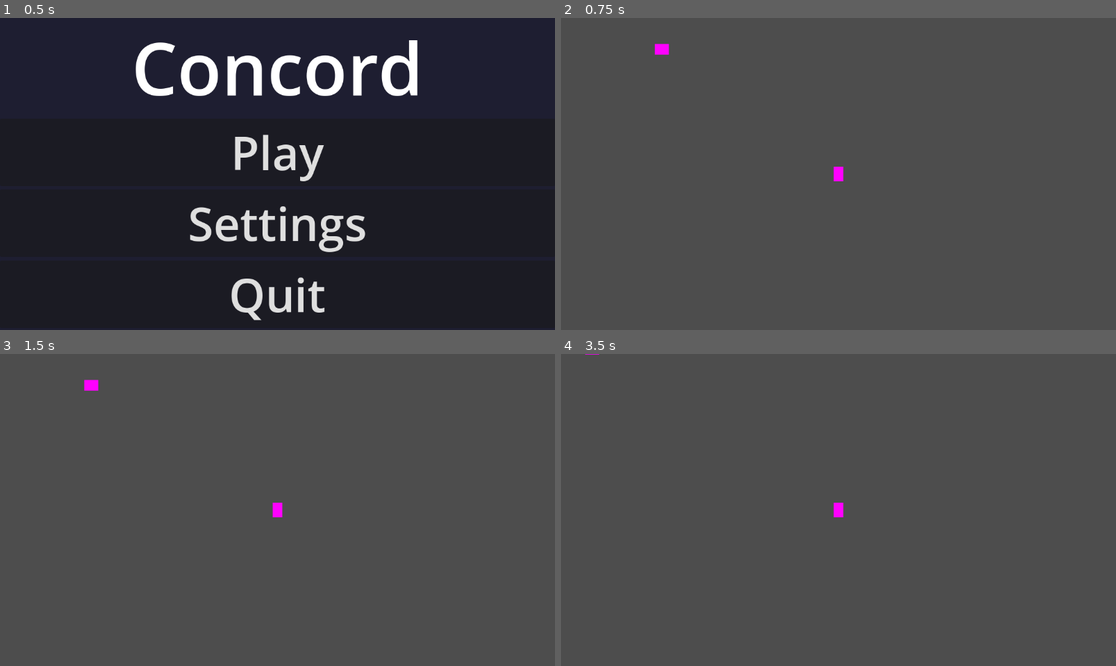
Above: before the commit, frames 1-4 (two rows, left to right).
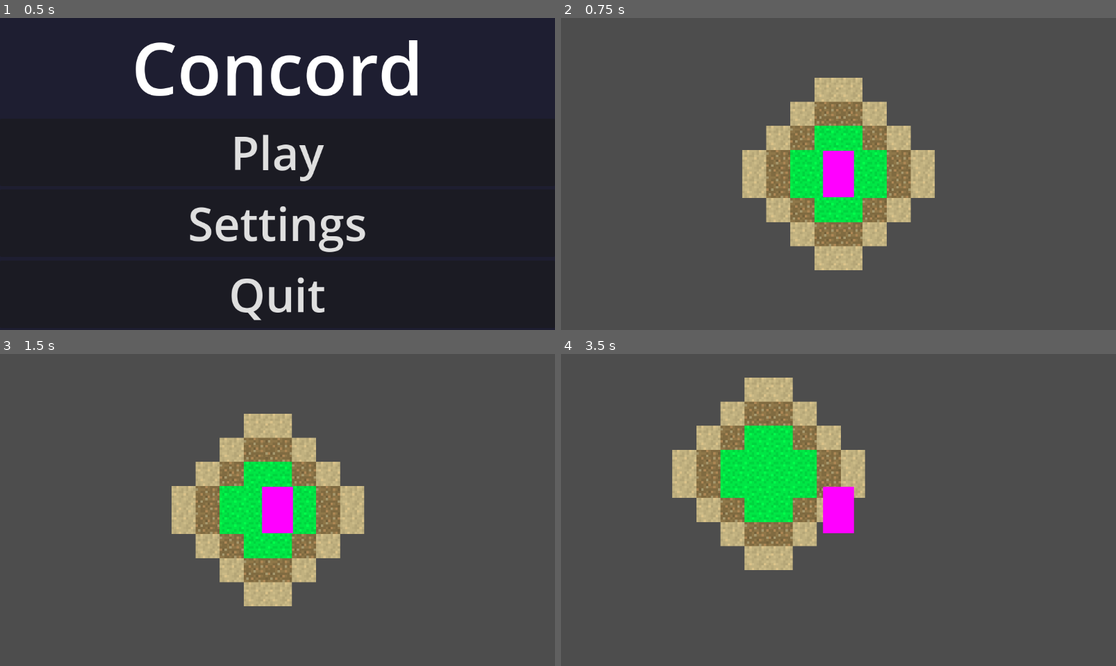
Above: after the commit, the same moments.

Repository: J0SE-S/Concord
Game: Godot game, scene res://Scenes/main.tscn
Same seed, same stepped clock (60 frames per second), same inputs: the game is played once before the commit and once after it.
Inputs:
- Up to frame 1 (0.5 s): no input
- Up to frame 2 (0.75 s): click "Settings" at 0.5 s
- Up to frame 3 (1.5 s): hold D (right) from 1.28 s (still down)
- Up to frame 4 (3.5 s): release D (right) at 2.03 s; hold S (down) 2.03-2.78 s; hold D (right) from 2.78 s (still down)

Frame 1 is identical in both runs. In frame 2, 13% of the frame differs, in the area x 16-68%, y 8-81%; in frame 3, 13%; in frame 4, 14%, in the area x 4-55%, y 0-70%.
Error after the commit: Attempt to call function 'get_line' in base 'null instance' on a null instance. (res://Scripts/main.gd:13)

Commit message:
Added splash screen, some bugfixes

Diff:
--- a/Scenes/main.tscn
+++ b/Scenes/main.tscn
@@ -2,13 +2,13 @@
 
 [ext_resource type="Script" path="res://Scripts/main.gd" id="1_rjp15"]
 [ext_resource type="PackedScene" uid="uid://508denx2qf6r" path="res://Scenes/player.tscn" id="2_0pux8"]
+[ext_resource type="TileSet" uid="uid://bmfcmd38iy45d" path="res://Sprites/Tiles/tiles.tres" id="3_8m2w6"]
 
-[sub_resource type="PlaceholderTexture2D" id="PlaceholderTexture2D_jae37"]
-
-[node name="Main" type="Node2D" node_paths=PackedStringArray("network_objects_node")]
+[node name="Main" type="Node2D" node_paths=PackedStringArray("network_objects_node", "cam")]
 script = ExtResource("1_rjp15")
 player_scene = ExtResource("2_0pux8")
 network_objects_node = NodePath("NetworkObjects")
+cam = NodePath("Camera2D")
 
 [node name="NetworkObjects" type="Node2D" parent="."]
 
@@ -18,6 +18,11 @@
 
 [node name="Camera2D" type="Camera2D" parent="."]
 offset = Vector2(-5536, 0)
+
+[node name="TileMap" type="TileMap" parent="."]
+tile_set = ExtResource("3_8m2w6")
+format = 2
+layer_0/tile_data = PackedInt32Array(65535, 131073, 5, 0, 131073, 5, -65536, 131073, 5, -1, 131073, 5, -65537, 131073, 5, -131072, 131073, 5, -65535, 131073, 5, 1, 131073, 5, 65536, 131073, 5, 131071, 131073, 5, 65534, 131073, 5, -2, 131073, 5, 131070, 65537, 3, 196607, 65537, 3, 131072, 65537, 3, 65537, 65537, 3, 2, 65537, 3, -65534, 65537, 3, -131071, 65537, 3, -196608, 65537, 3, -131073, 65537, 3, -65538, 65537, 3, -3, 65537, 3, 65533, 65537, 3, 65532, 393217, 3, -4, 393217, 3, -65539, 393217, 3, -131074, 393217, 3, -196609, 393217, 3, -262144, 393217, 3, -196607, 393217, 3, -131070, 393217, 3, -65533, 393217, 3, 3, 393217, 3, 65538, 393217, 3, 131073, 393217, 3, 196608, 393217, 3, 262143, 393217, 3, 196606, 393217, 3, 131069, 393217, 3)
 
 [node name="ColorRect" type="ColorRect" parent="."]
 offset_left = -6112.0
@@ -77,12 +82,7 @@
 theme_override_font_sizes/font_size = 96
 text = "Quit"
 
-[node name="Sprite2D" type="Sprite2D" parent="."]
-position = Vector2(-366.296, -258.903)
-scale = Vector2(28.5928, 21.8064)
-texture = SubResource("PlaceholderTexture2D_jae37")
-
 [connection signal="button_up" from="MarginContainer/VBoxContainer/VBoxContainer/MarginContainer/PlayButton" to="." method="_on_play_button_button_up"]
+[connection signal="button_up" from="MarginContainer/VBoxContainer/VBoxContainer2/MarginContainer/SettingsButton" to="." method="_on_settings_button_button_up"]
 [connection signal="button_up" from="MarginContainer/VBoxContainer/VBoxContainer2/MarginContainer/SettingsButton" to="." method="_on_play_button_button_up"]
-[connection signal="button_up" from="MarginContainer/VBoxContainer/VBoxContainer2/MarginContainer/SettingsButton" to="." method="_on_settings_button_button_up"]
 [connection signal="button_up" from="MarginContainer/VBoxContainer/VBoxContainer3/MarginContainer/QuitButton" to="." method="_on_quit_button_button_up"]
--- a/Scenes/player.tscn
+++ b/Scenes/player.tscn
@@ -5,6 +5,8 @@
 [sub_resource type="PlaceholderTexture2D" id="PlaceholderTexture2D_kvpd6"]
 
 [sub_resource type="CapsuleShape2D" id="CapsuleShape2D_xhjv3"]
+radius = 32.0
+height = 96.0
 
 [sub_resource type="SceneReplicationConfig" id="SceneReplicationConfig_v3b26"]
 properties/0/path = NodePath(".:position")
@@ -13,11 +15,22 @@
 properties/0/watch = false
 
 [node name="Player" type="CharacterBody2D" node_paths=PackedStringArray("cam")]
+z_index = 10
+collision_mask = 0
 script = ExtResource("1_gxivx")
 cam = NodePath("Camera2D")
 
+[node name="NameTag" type="Label" parent="."]
+offset_left = -576.0
+offset_top = -80.0
+offset_right = 576.0
+offset_bottom = -57.0
+horizontal_alignment = 1
+vertical_alignment = 1
+
 [node name="Sprite2D" type="Sprite2D" parent="."]
-scale = Vector2(20, 30)
+position = Vector2(2.38419e-07, -3.8147e-06)
+scale = Vector2(64, 96)
 texture = SubResource("PlaceholderTexture2D_kvpd6")
 
 [node name="Camera2D" type="Camera2D" parent="."]
--- a/Scripts/Player.gd
+++ b/Scripts/Player.gd
@@ -1,17 +1,24 @@
 extends CharacterBody2D
 
-@export var cam: Camera2D
+@export var cam : Camera2D
+@export var name_tag : Label
 
 const SPEED = 100.0
 
+func _enter_tree():
+	set_multiplayer_authority(str(name).to_int())
+
 func _ready():
-	set_multiplayer_authority(name.to_int())
-	cam.set_enabled(is_multiplayer_authority())
+	if (is_multiplayer_authority()):
+		cam.make_current()
+
+#func set_name_tag(new_name):
+	#name_tag.text = str(new_name)
 
 func _process(_delta):
 	if is_multiplayer_authority():
 		if Input.is_action_pressed("exit"):
-			$"../".exit_game(name)
+			get_tree().current_scene.exit_game(name)
 			pass
 
 		var direction : Vector2 = Vector2(
--- a/Scripts/main.gd
+++ b/Scripts/main.gd
@@ -1,9 +1,18 @@
 extends Node2D
 
 var peer = ENetMultiplayerPeer.new()
-@export var player_scene: PackedScene
-@export var network_objects_node: Node2D
-@onready var cam = $Camera2D
+@export var player_scene : PackedScene
+@export var network_objects_node : Node2D
+@export var cam : Camera2D
+@export var spawn_positions : PackedVector2Array
+var user_key : String
+var server_key : String
+
+func _ready():
+	var auth = FileAccess.open("user://auth.dat", FileAccess.READ)
+	user_key = auth.get_line()
+	server_key = auth.get_line()
+	auth.close()
 
 func _on_play_button_button_up():
 	#if (is_server):
@@ -11,14 +20,14 @@
 	multiplayer.peer_connected.connect(add_player)
 	add_player()
 	multiplayer.multiplayer_peer = peer
-	cam.enabled = false
+	#cam.enabled = false
 	#else:
 	#	peer.create_client("127.0.0.1", 10273)
 	#	multiplayer.multiplayer_peer = peer
 	#	cam.enabled = false
 
 func _on_settings_button_button_up():
-	peer.create_client("127.0.0.1", 10273)
+	peer.create_client(server_key.hex_decode().get_string_from_utf8(), 10273)
 	multiplayer.multiplayer_peer = peer
 	cam.enabled = false
 
@@ -28,15 +37,13 @@
 func add_player(id = 1):
 	var player = player_scene.instantiate()
 	player.name = str(id)
+	#player.set_name_tag(user_key)
 	network_objects_node.add_child(player)
 
 func exit_game(id):
-	multiplayer.peer_disconnected.connect(del_player)
-	del_player(id)
+	rpc("del_player", id)
 	get_tree().quit()
 
+@rpc("any_peer", "call_local", "reliable")
 func del_player(id):
-	rpc("_del_player", id)
-
-@rpc("any_peer", "call_local") func _del_player(id):
-	get_node(str(id)).queue_free()
+	network_objects_node.get_node(str(id)).queue_free()
--- /dev/null
+++ b/Sprites/Tiles/tiles.tres
@@ -0,0 +1,31 @@
+[gd_resource type="TileSet" load_steps=3 format=3 uid="uid://bmfcmd38iy45d"]
+
+[ext_resource type="Texture2D" uid="uid://dq5k1nsh01ttn" path="res://Sprites/Tiles/tiles.png" id="1_6qxm3"]
+
+[sub_resource type="TileSetAtlasSource" id="TileSetAtlasSource_3a1xw"]
+texture = ExtResource("1_6qxm3")
+separation = Vector2i(5, 5)
+texture_region_size = Vector2i(50, 50)
+0:0/0 = 0
+0:1/0 = 0
+0:2/0 = 0
+0:3/0 = 0
+0:4/0 = 0
+0:5/0 = 0
+0:6/0 = 0
+4:3/0 = 0
+5:3/0 = 0
+6:3/0 = 0
+3:3/0 = 0
+2:1/0 = 0
+2:2/0 = 0
+2:3/0 = 0
+2:4/0 = 0
+2:5/0 = 0
+1:2/0 = 0
+1:3/0 = 0
+1:4/0 = 0
+
+[resource]
+tile_size = Vector2i(50, 50)
+sources/1 = SubResource("TileSetAtlasSource_3a1xw")
--- a/project.godot
+++ b/project.godot
@@ -13,6 +13,7 @@
 config/name="Concord"
 run/main_scene="res://Scenes/main.tscn"
 config/features=PackedStringArray("4.1", "Mobile")
+boot_splash/image="res://splash_screen.png"
 config/icon="res://icon.svg"
 
 [display]
@@ -51,6 +52,10 @@
 ]
 }
 
+[layer_names]
+
+2d_physics/layer_1="Characters"
+
 [physics]
 
 2d/default_gravity_vector=Vector2(0, 0)
Binary file added: Sprites/Tiles/tiles.png
Not shown, added: Sprites/Tiles/tiles.png.import
Binary file added: splash_screen.png
Not shown, added: splash_screen.png.import
